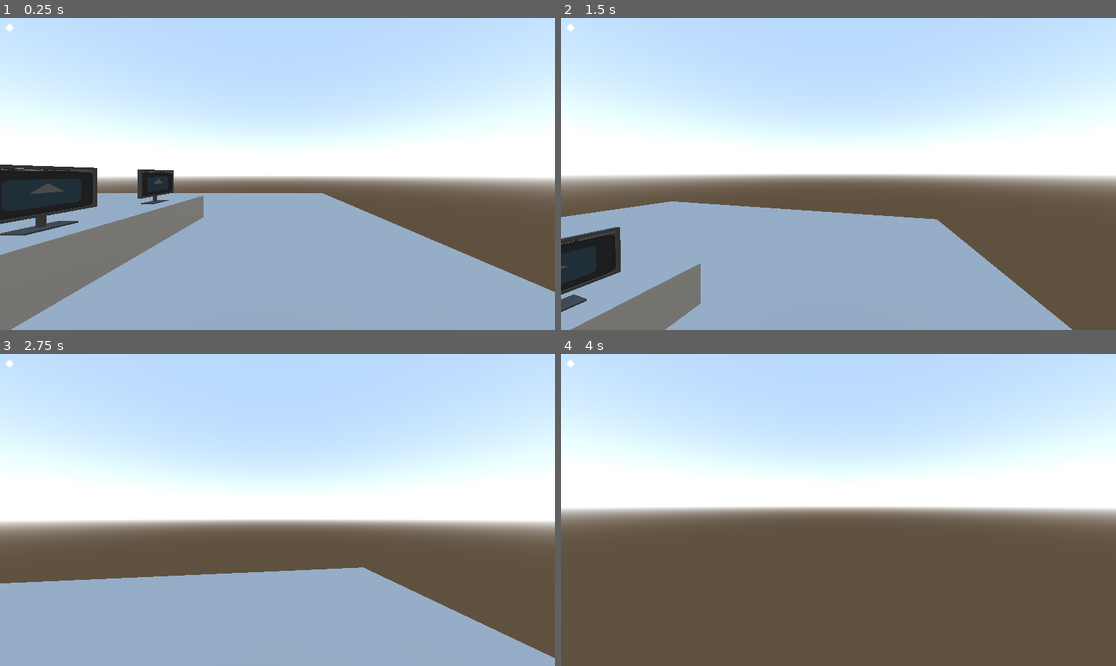
Above: before the commit, frames 1-4 (two rows, left to right).
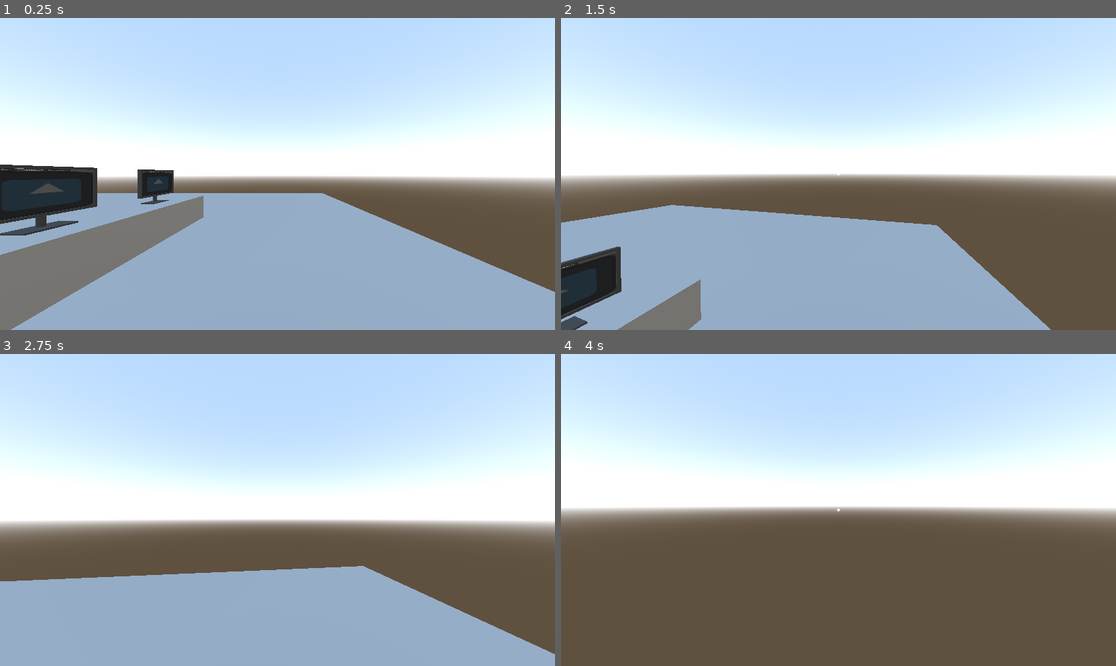
Above: after the commit, the same moments.

Repository: Joshua00013/WhiteHatSimulator
Game: Godot game, scene res://Scenes/main.tscn
The game is run twice, just before and just after one commit, with the same random seed, the same clock (stepped at 60 frames per second) and the same inputs. The engine's default icon, where the game draws it, is replaced by a stand-in: a white triangle on a blue panel in a dark square.
Inputs (mouse positions are in pixels of both pictures, inside the frame that each line leads up to):
- Up to frame 1 (0.25 s): no input
- Up to frame 2 (1.5 s): tap Enter (ui_accept) at 0.5 s; move the mouse to (866, 174) at 0.52 s; hold C (crouch) 0.53-1.28 s; hold W (move_forward) from 0.53 s (still down); tap Space (jump) at 0.77 s; move the mouse to (810, 174) at 1.27 s; tap C (crouch) at 1.35 s
- Up to frame 3 (2.75 s): keep holding W (move_forward); tap Space (jump) at 1.52 s; move the mouse to (288, 503) at 2.02 s; hold E (interact) from 2.03 s (still down); tap C (crouch) at 2.3 s
- Up to frame 4 (4 s): keep holding W (move_forward); move the mouse to (832, 516) at 2.77 s; release E (interact) at 2.78 s; tap F at 2.85 s; tap Space (jump) at 3.02, 3.77 s; tap C (crouch) at 3.05, 3.8 s; move the mouse to (877, 513) at 3.52 s; hold Q from 3.53 s (still down)

The runs differ from the first frame. In frame 1, less than 0.1% of the frame differs, in the area x 1-3%, y 1-5%; in frame 2, 5.3%, in the area x 0-93%, y 2-100%; in frame 3, 0.7%; in frame 4, less than 0.1%.

Commit message:
Crosshair added

Diff:
--- a/Scenes/player.tscn
+++ b/Scenes/player.tscn
@@ -27,23 +27,17 @@
 
 [node name="InteractRay" parent="Head" instance=ExtResource("2_6t5aa")]
 
-[node name="UI" type="Control" parent="."]
-layout_mode = 3
-anchors_preset = 0
-offset_right = 40.0
-offset_bottom = 40.0
-
-[node name="Crosshair" type="TextureRect" parent="UI"]
-layout_mode = 1
-anchors_preset = 8
-anchor_left = 0.5
-anchor_top = 0.5
-anchor_right = 0.5
-anchor_bottom = 0.5
-offset_left = -20.0
-offset_top = -20.0
-offset_right = 20.0
-offset_bottom = 20.0
+[node name="PanelContainer" type="PanelContainer" parent="."]
+self_modulate = Color(1, 1, 1, 0)
+anchors_preset = 15
+anchor_right = 1.0
+anchor_bottom = 1.0
 grow_horizontal = 2
 grow_vertical = 2
+mouse_filter = 2
+
+[node name="Crosshair" type="TextureRect" parent="PanelContainer"]
+layout_mode = 2
+size_flags_horizontal = 4
+size_flags_vertical = 4
 texture = ExtResource("3_vgqql")
--- a/node_3d.gd
+++ b/node_3d.gd
@@ -7,7 +7,7 @@
 @export var max_angle = 90
 @export var accel = 16
 @export var crouch_height = 1.0 #Crouch height for adjusting character size
-@export var crouch_transition = 8.0 #Crouch movement smoothing for lerping
+@export var crouch_transition = 4.0 #Crouch movement smoothing for lerping
 
 @onready var collision_shape = $CollisionShape3D
 @onready var head = $Head
@@ -36,9 +36,12 @@
 		velocity += get_gravity() * delta
 	if Input.is_action_just_pressed("jump") and is_on_floor():
 		velocity.y = JUMP_VELOCITY
-	elif Input.is_action_just_pressed("crouch"):
-		GameManager.is_crouching = !GameManager.is_crouching
-		crouch(GameManager.is_crouching)
+	elif Input.is_action_pressed("crouch"):
+		GameManager.is_crouching = false
+		crouch(delta,GameManager.is_crouching)
+	else:
+		GameManager.is_crouching = true
+		crouch(delta,GameManager.is_crouching)
 
 	# Get the input direction and handle the movement/deceleration.
 	# As good practice, you should replace UI actions with custom gameplay actions.
@@ -56,8 +59,8 @@
 	head.rotation_degrees.x = look_rotation.x # Set the vertical rotation to the head
 	rotation_degrees.y = look_rotation.y # Set the horizontal rotation to the whole body
 
-func crouch(inactive = false):
+func crouch(delta : float, inactive = false):
 	var target_height : float = crouch_height if inactive == false else stand_height
-	collision_shape.shape.height = target_height
-	collision_shape.position.y = target_height * 0.5 # Set the position of the collision shape to the half of the target height
-	head.position.y = target_height # Set the position of the head
+	collision_shape.shape.height =lerp(collision_shape.shape.height, target_height, crouch_transition*delta)
+	collision_shape.position.y = lerp(collision_shape.position.y,target_height * 0.5,crouch_transition*delta) # Set the position of the collision shape to the half of the target height
+	head.position.y = lerp(head.position.y, target_height, crouch_transition * delta) # Set the position of the head
